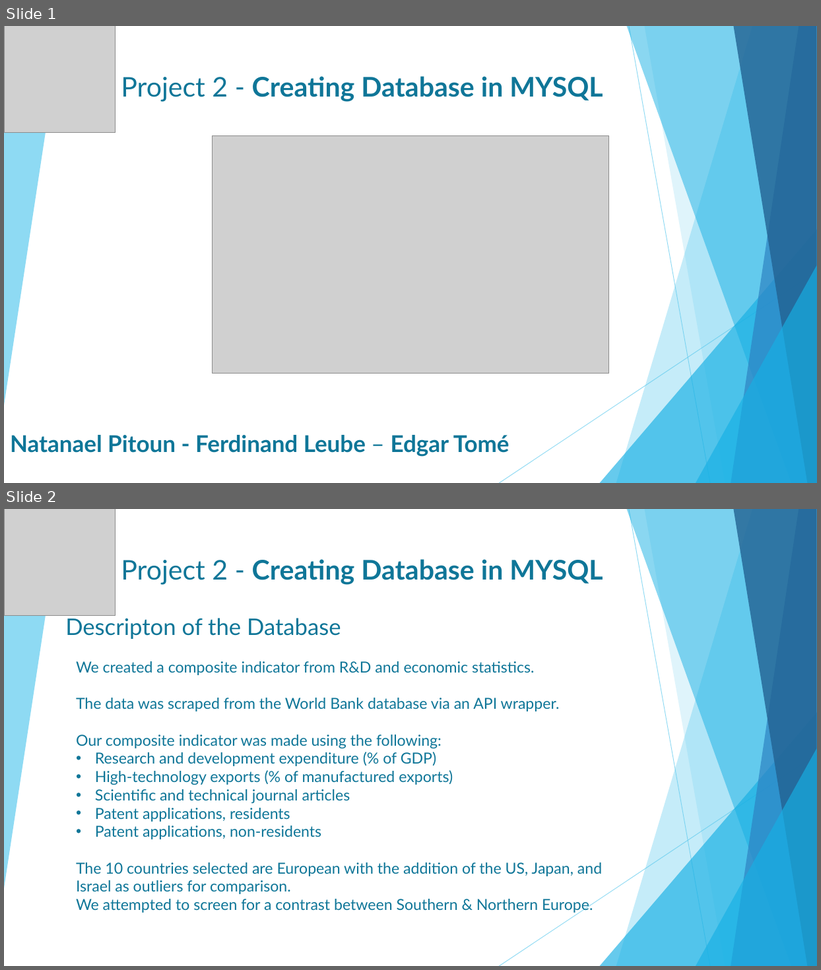
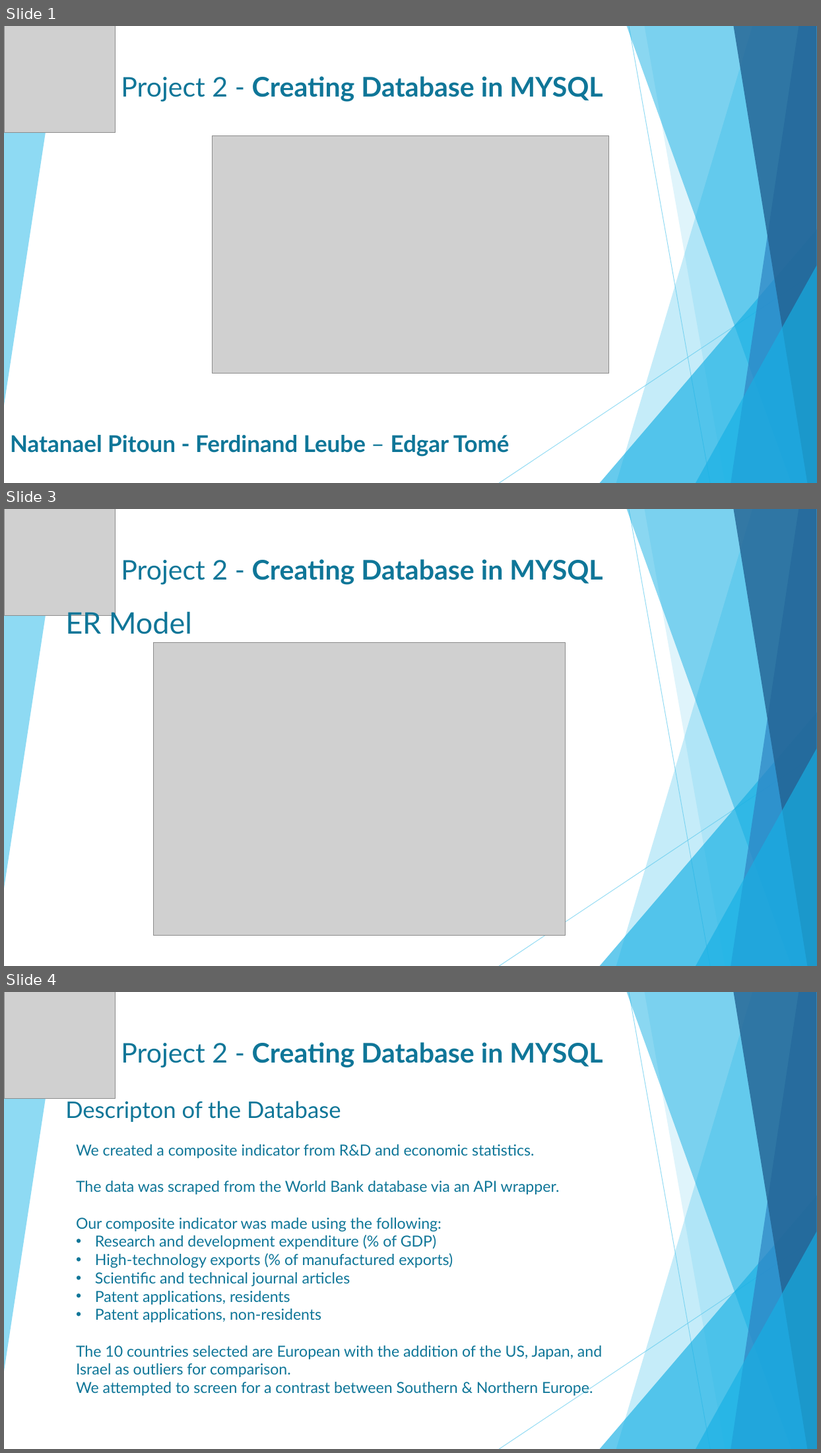
Before and after one commit to Edgart371/Project-2-Composite-Indicators, a slide deck: Project2 WorldBank technology.pptx. Shown one above the other, each under a label of ours: slides 1 and 2 before the commit, slides 1, 3 and 4 after it; the slides between them are not shown. The pictures are 821x970 and 821x1453 pixels, drawn with LibreOffice and Linux fonts; fonts in the diff are those of the drawing; grey boxes stand for pictures. Boxes give left, top, right and bottom in pixels: in the first picture for what was removed or moved away, otherwise in the second. Text is boxed around its words. In the diff, an @@ line names an element or a change of style, - is before the commit and + after.

Commit message:
project2

```diff
--- a/Project2 WorldBank technology.pptx
+++ b/Project2 WorldBank technology.pptx
@@ slide 3 added at (4,509,817,966), background #FFFFFF; not listed: 10 template elements that a slide beside it also shows @@
@@ picture added at (4,509,115,616) @@
@@ title added at (121,559,603,585), 32 pt, text #0F7698, bold @@
+Project 2 - Creating Database in MYSQL
@@ text added at (65,608,192,634), 35.1 pt, text #0F7698 @@
+ER Model
@@ picture added at (153,643,565,937) @@
@@ what was slide 2 is now slide 4 @@
```
Also in this commit, not shown: 4 other slides added, 1 slide removed, 4 other files.
